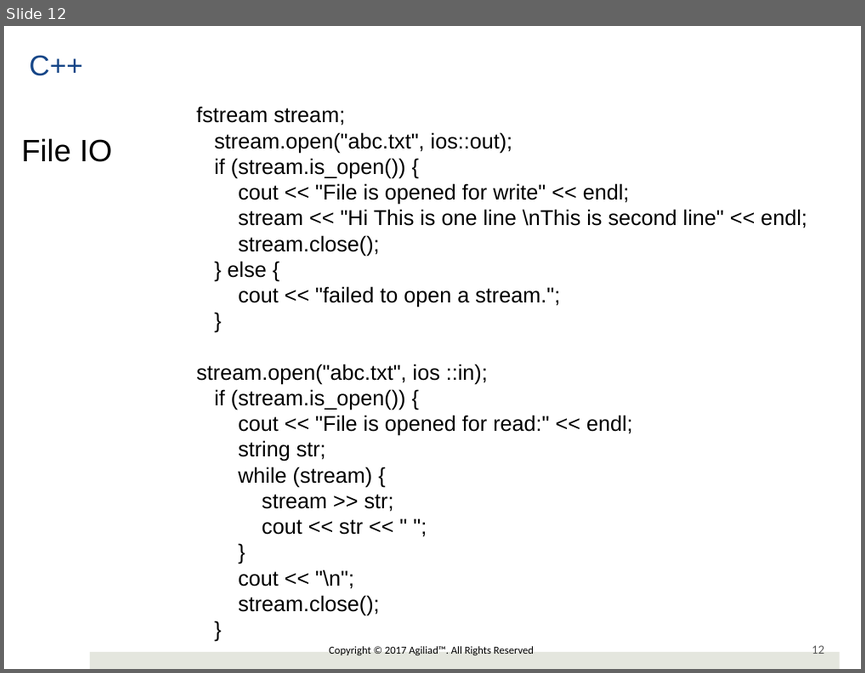
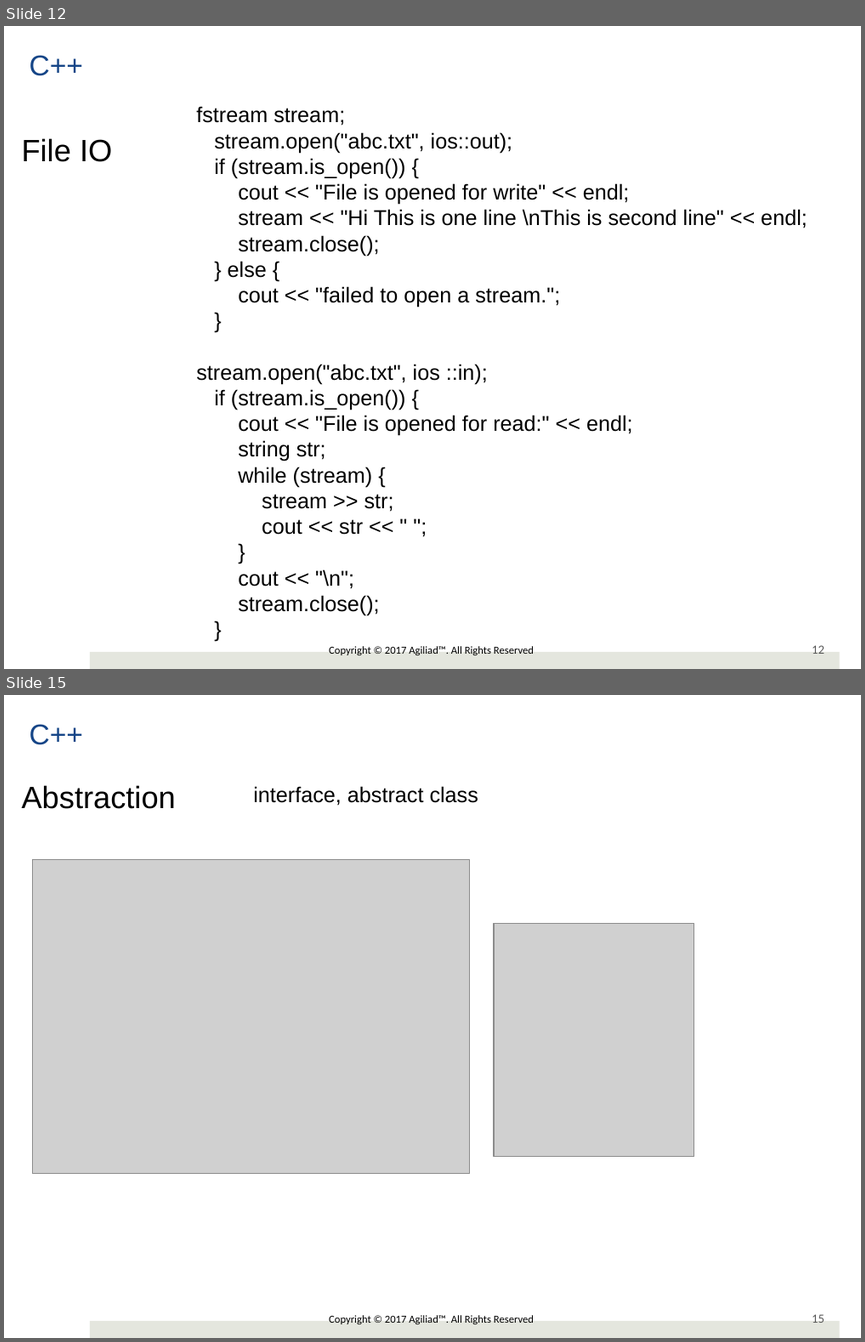
Before and after one commit to girishlande/CPlusPlus, a slide deck: cplusplus.pptx. Shown one above the other, each under a label of ours: slide 12 before the commit, slides 12 and 15 after it; the slides between them are not shown. The pictures are 865x673 and 865x1342 pixels, drawn with LibreOffice and Linux fonts; fonts in the diff are those of the drawing; grey boxes stand for pictures; background and template pictures are left out. Boxes give left, top, right and bottom in pixels: in the first picture for what was removed or moved away, otherwise in the second. Text is boxed around its words. In the diff, an @@ line names an element or a change of style, - is before the commit and + after.

```diff
--- a/cplusplus.pptx
+++ b/cplusplus.pptx
@@ slide 15 added at <box>4,695,861,1338</box>, background #FFFFFF; not listed: 3 template elements that a slide beside it also shows @@
@@ text added at <box>30,724,83,745</box>, 24 pt, text #154587 @@
+C++
@@ text added at <box>22,785,176,809</box>, 25.9 pt, text #000000 @@
+Abstraction
@@ text added at <box>253,786,478,805</box>, 18 pt, text #000000 @@
+interface, abstract class
@@ picture added at <box>33,860,469,1173</box> @@
@@ picture added at <box>494,923,692,1156</box> @@
```
Also in this commit, not shown: 3 slides changed, 5 other slides added, 4 other files.
